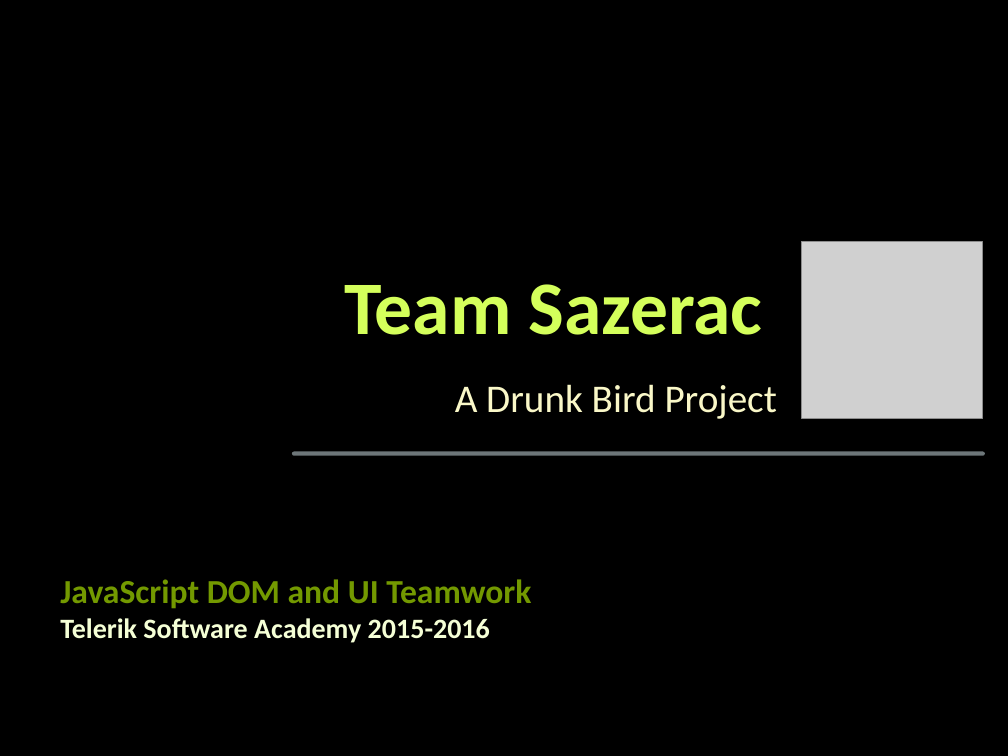
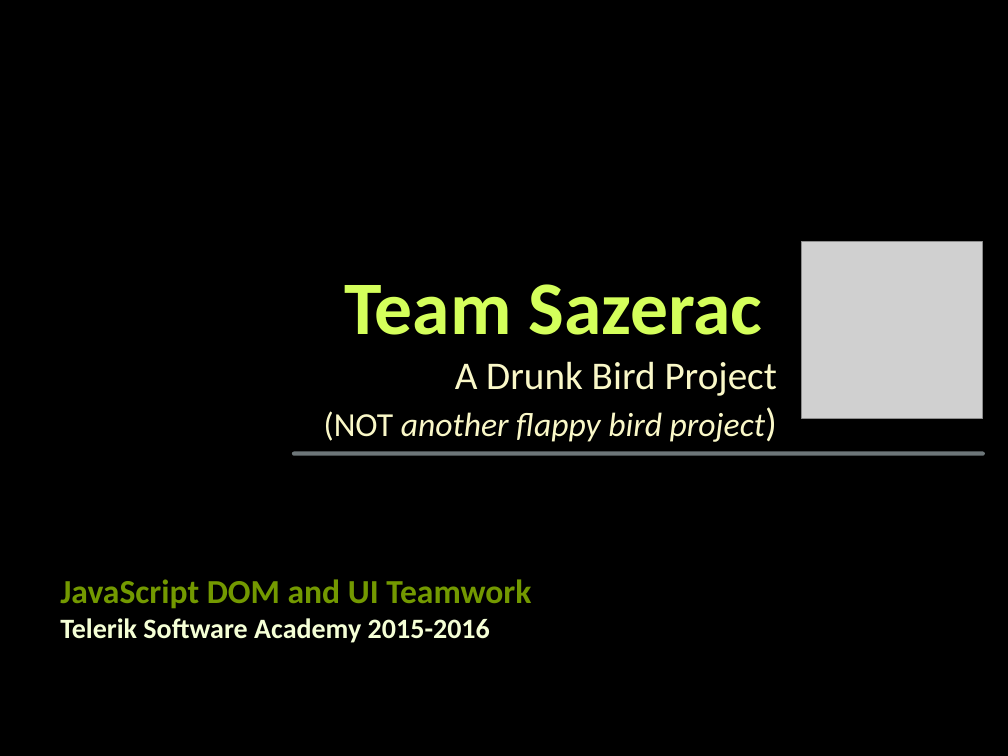
Before and after one commit to Spurch/TeamSazerac, a slide deck: slide 1 of TeamSazerac.pptx. Drawn at 1008x756 pixels with LibreOffice and Linux fonts; fonts in the diff are those of the drawing; grey boxes stand for pictures; background and template pictures are left out. Boxes give left, top, right and bottom in pixels: in the first picture for what was removed or moved away, otherwise in the second. Text is boxed around its words. In the diff, an @@ line names an element or a change of style, - is before the commit and + after.

```diff
--- a/TeamSazerac.pptx
+++ b/TeamSazerac.pptx
@@ subtitle "A Drunk Bird Project": place and size @@
-subtitle "A Drunk Bird Project" at (455, 384, 777, 419)
+subtitle "A Drunk Bird Project" at (324, 361, 777, 442)
@@ subtitle at (324, 411, 765, 442): paragraph added @@
+(NOT another flappy bird project)
```
Also in this commit, not shown: 1 other slide changed.
